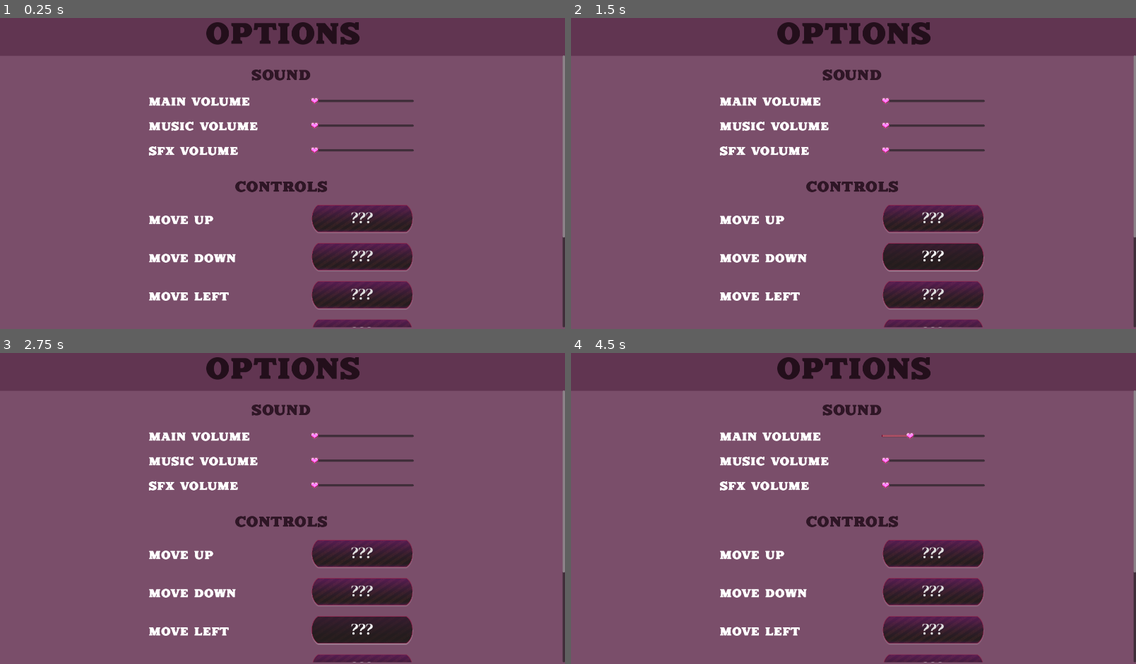
Above: before the commit, frames 1-4 (two rows, left to right).
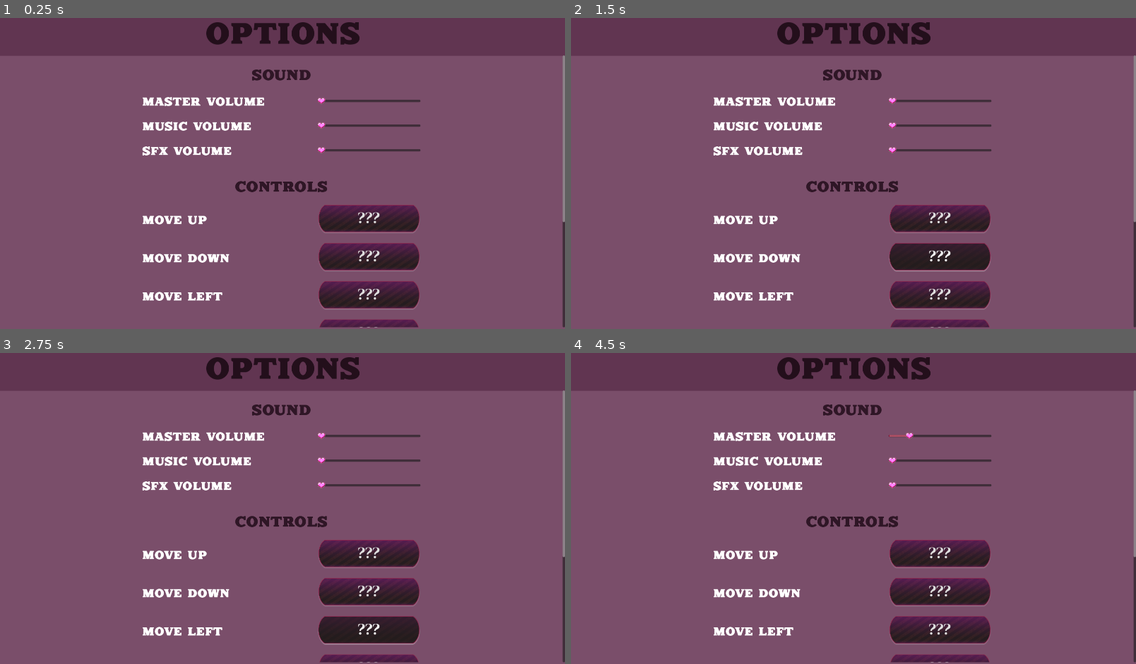
Above: after the commit, the same moments.

Repository: z3roco01/2025-skills-game
Game: Godot game, scene res://scenes/menus/options_screen.tscn
Same seed, same stepped clock (60 frames per second), same inputs: the game is played once before the commit and once after it. This scene is started directly instead of the project's main scene.
Inputs (mouse positions are in pixels of both pictures, inside the frame that each line leads up to):
- Up to frame 1 (0.25 s): no input
- Up to frame 2 (1.5 s): click "???" at 0.5 s; click "???" at 1.25 s
- Up to frame 3 (2.75 s): click "???" at 2 s
- Up to frame 4 (4.5 s): tap Enter at 2.75, 4.25 s; move the mouse to (977, 489) at 2.77 s; hold D (right) 2.78-3.53 s; tap Shift (dash) at 2.85, 3.6 s; click (977, 489) at 2.92 s; tap Space at 3.5 s; move the mouse to (740, 520) at 3.52 s; hold S (back) 3.53-4.28 s; move the mouse to (910, 436) at 4.27 s; hold D (right) from 4.28 s (still down); click (910, 436) at 4.35 s

The runs differ from the first frame. In frame 1, 3.1% of the frame differs, in the area x 25-100%, y 16-100%; in frame 2, 3.1%; in frame 3, 3.1%; in frame 4, 3.1%.

Commit message:
can now go back from options

Diff:
--- a/scenes/menus/options_screen.tscn
+++ b/scenes/menus/options_screen.tscn
@@ -1,9 +1,9 @@
 [gd_scene load_steps=5 format=3 uid="uid://c3rj44358t1hs"]
 
 [ext_resource type="Theme" uid="uid://pitvhinrum0q" path="res://ui/theme/ui.theme" id="1_nujkm"]
-[ext_resource type="Script" path="res://scripts/menus/options_screen.gd" id="2_s3gpl"]
 [ext_resource type="FontFile" uid="uid://dsq807dy0tn51" path="res://ui/fonts/Laquile Serif.ttf" id="3_5lxlk"]
 [ext_resource type="FontFile" uid="uid://dfyug0ly7cnnn" path="res://ui/fonts/Rosamby.ttf" id="4_v3sct"]
+[ext_resource type="Script" path="res://scripts/menus/back_button.gd" id="5_5rv80"]
 
 [node name="options_screen" type="Control"]
 layout_mode = 3
@@ -13,7 +13,6 @@
 grow_horizontal = 2
 grow_vertical = 2
 theme = ExtResource("1_nujkm")
-script = ExtResource("2_s3gpl")
 
 [node name="ColorRect" type="ColorRect" parent="."]
 layout_mode = 1
@@ -79,56 +78,56 @@
 text = "SOUND"
 horizontal_alignment = 1
 
-[node name="slider_option2" type="HBoxContainer" parent="ScrollContainer/VBoxContainer"]
-layout_mode = 2
-theme_override_constants/separation = 90
-
-[node name="Label" type="Label" parent="ScrollContainer/VBoxContainer/slider_option2"]
-layout_mode = 2
-theme_override_fonts/font = ExtResource("3_5lxlk")
-text = "MaIN VOLUME"
-
-[node name="spacer" type="Control" parent="ScrollContainer/VBoxContainer/slider_option2"]
-layout_mode = 2
-size_flags_horizontal = 3
-
-[node name="mainVolume" type="HSlider" parent="ScrollContainer/VBoxContainer/slider_option2"]
+[node name="masterOption" type="HBoxContainer" parent="ScrollContainer/VBoxContainer"]
+layout_mode = 2
+theme_override_constants/separation = 90
+
+[node name="Label" type="Label" parent="ScrollContainer/VBoxContainer/masterOption"]
+layout_mode = 2
+theme_override_fonts/font = ExtResource("3_5lxlk")
+text = "MASTER VOLUME"
+
+[node name="spacer" type="Control" parent="ScrollContainer/VBoxContainer/masterOption"]
+layout_mode = 2
+size_flags_horizontal = 3
+
+[node name="masterVolume" type="HSlider" parent="ScrollContainer/VBoxContainer/masterOption"]
 custom_minimum_size = Vector2(350, 0)
 layout_mode = 2
 size_flags_vertical = 4
 
-[node name="slider_option" type="HBoxContainer" parent="ScrollContainer/VBoxContainer"]
-layout_mode = 2
-theme_override_constants/separation = 90
-
-[node name="Label" type="Label" parent="ScrollContainer/VBoxContainer/slider_option"]
+[node name="musicOption" type="HBoxContainer" parent="ScrollContainer/VBoxContainer"]
+layout_mode = 2
+theme_override_constants/separation = 90
+
+[node name="Label" type="Label" parent="ScrollContainer/VBoxContainer/musicOption"]
 layout_mode = 2
 theme_override_fonts/font = ExtResource("3_5lxlk")
 text = "MUSIC VOLUME"
 
-[node name="spacer" type="Control" parent="ScrollContainer/VBoxContainer/slider_option"]
-layout_mode = 2
-size_flags_horizontal = 3
-
-[node name="musicVolume" type="HSlider" parent="ScrollContainer/VBoxContainer/slider_option"]
+[node name="spacer" type="Control" parent="ScrollContainer/VBoxContainer/musicOption"]
+layout_mode = 2
+size_flags_horizontal = 3
+
+[node name="musicVolume" type="HSlider" parent="ScrollContainer/VBoxContainer/musicOption"]
 custom_minimum_size = Vector2(350, 0)
 layout_mode = 2
 size_flags_vertical = 4
 
-[node name="slider_option3" type="HBoxContainer" parent="ScrollContainer/VBoxContainer"]
-layout_mode = 2
-theme_override_constants/separation = 90
-
-[node name="Label" type="Label" parent="ScrollContainer/VBoxContainer/slider_option3"]
+[node name="sfxOption" type="HBoxContainer" parent="ScrollContainer/VBoxContainer"]
+layout_mode = 2
+theme_override_constants/separation = 90
+
+[node name="Label" type="Label" parent="ScrollContainer/VBoxContainer/sfxOption"]
 layout_mode = 2
 theme_override_fonts/font = ExtResource("3_5lxlk")
 text = "SFX VOLUME"
 
-[node name="spacer" type="Control" parent="ScrollContainer/VBoxContainer/slider_option3"]
-layout_mode = 2
-size_flags_horizontal = 3
-
-[node name="sfxVolume" type="HSlider" parent="ScrollContainer/VBoxContainer/slider_option3"]
+[node name="spacer" type="Control" parent="ScrollContainer/VBoxContainer/sfxOption"]
+layout_mode = 2
+size_flags_horizontal = 3
+
+[node name="sfxVolume" type="HSlider" parent="ScrollContainer/VBoxContainer/sfxOption"]
 custom_minimum_size = Vector2(350, 0)
 layout_mode = 2
 size_flags_vertical = 4
@@ -145,163 +144,175 @@
 text = "CONTROLS"
 horizontal_alignment = 1
 
-[node name="control_option" type="HBoxContainer" parent="ScrollContainer/VBoxContainer"]
-layout_mode = 2
-theme_override_constants/separation = 90
-
-[node name="Label" type="Label" parent="ScrollContainer/VBoxContainer/control_option"]
+[node name="upOption" type="HBoxContainer" parent="ScrollContainer/VBoxContainer"]
+layout_mode = 2
+theme_override_constants/separation = 90
+
+[node name="Label" type="Label" parent="ScrollContainer/VBoxContainer/upOption"]
 layout_mode = 2
 theme_override_fonts/font = ExtResource("3_5lxlk")
 text = "move up"
 
-[node name="spacer" type="Control" parent="ScrollContainer/VBoxContainer/control_option"]
-layout_mode = 2
-size_flags_horizontal = 3
-
-[node name="moveUp" type="Button" parent="ScrollContainer/VBoxContainer/control_option"]
-custom_minimum_size = Vector2(350, 100)
-layout_mode = 2
-size_flags_horizontal = 0
-size_flags_vertical = 4
-size_flags_stretch_ratio = 0.0
-theme_override_fonts/font = ExtResource("4_v3sct")
-theme_override_font_sizes/font_size = 50
-text = "???"
-
-[node name="control_option2" type="HBoxContainer" parent="ScrollContainer/VBoxContainer"]
-layout_mode = 2
-theme_override_constants/separation = 90
-
-[node name="Label" type="Label" parent="ScrollContainer/VBoxContainer/control_option2"]
+[node name="spacer" type="Control" parent="ScrollContainer/VBoxContainer/upOption"]
+layout_mode = 2
+size_flags_horizontal = 3
+
+[node name="moveUp" type="Button" parent="ScrollContainer/VBoxContainer/upOption"]
+custom_minimum_size = Vector2(350, 100)
+layout_mode = 2
+size_flags_horizontal = 0
+size_flags_vertical = 4
+size_flags_stretch_ratio = 0.0
+theme_override_fonts/font = ExtResource("4_v3sct")
+theme_override_font_sizes/font_size = 50
+text = "???"
+
+[node name="downOption" type="HBoxContainer" parent="ScrollContainer/VBoxContainer"]
+layout_mode = 2
+theme_override_constants/separation = 90
+
+[node name="Label" type="Label" parent="ScrollContainer/VBoxContainer/downOption"]
 layout_mode = 2
 theme_override_fonts/font = ExtResource("3_5lxlk")
 text = "move down"
 
-[node name="spacer" type="Control" parent="ScrollContainer/VBoxContainer/control_option2"]
-layout_mode = 2
-size_flags_horizontal = 3
-
-[node name="moveDown" type="Button" parent="ScrollContainer/VBoxContainer/control_option2"]
-custom_minimum_size = Vector2(350, 100)
-layout_mode = 2
-size_flags_horizontal = 0
-size_flags_vertical = 4
-size_flags_stretch_ratio = 0.0
-theme_override_fonts/font = ExtResource("4_v3sct")
-theme_override_font_sizes/font_size = 50
-text = "???"
-
-[node name="control_option3" type="HBoxContainer" parent="ScrollContainer/VBoxContainer"]
-layout_mode = 2
-theme_override_constants/separation = 90
-
-[node name="Label" type="Label" parent="ScrollContainer/VBoxContainer/control_option3"]
+[node name="spacer" type="Control" parent="ScrollContainer/VBoxContainer/downOption"]
+layout_mode = 2
+size_flags_horizontal = 3
+
+[node name="moveDown" type="Button" parent="ScrollContainer/VBoxContainer/downOption"]
+custom_minimum_size = Vector2(350, 100)
+layout_mode = 2
+size_flags_horizontal = 0
+size_flags_vertical = 4
+size_flags_stretch_ratio = 0.0
+theme_override_fonts/font = ExtResource("4_v3sct")
+theme_override_font_sizes/font_size = 50
+text = "???"
+
+[node name="leftOption" type="HBoxContainer" parent="ScrollContainer/VBoxContainer"]
+layout_mode = 2
+theme_override_constants/separation = 90
+
+[node name="Label" type="Label" parent="ScrollContainer/VBoxContainer/leftOption"]
 layout_mode = 2
 theme_override_fonts/font = ExtResource("3_5lxlk")
 text = "move left"
 
-[node name="spacer" type="Control" parent="ScrollContainer/VBoxContainer/control_option3"]
-layout_mode = 2
-size_flags_horizontal = 3
-
-[node name="moveLeft" type="Button" parent="ScrollContainer/VBoxContainer/control_option3"]
-custom_minimum_size = Vector2(350, 100)
-layout_mode = 2
-size_flags_horizontal = 0
-size_flags_vertical = 4
-size_flags_stretch_ratio = 0.0
-theme_override_fonts/font = ExtResource("4_v3sct")
-theme_override_font_sizes/font_size = 50
-text = "???"
-
-[node name="control_option4" type="HBoxContainer" parent="ScrollContainer/VBoxContainer"]
-layout_mode = 2
-theme_override_constants/separation = 90
-
-[node name="Label" type="Label" parent="ScrollContainer/VBoxContainer/control_option4"]
+[node name="spacer" type="Control" parent="ScrollContainer/VBoxContainer/leftOption"]
+layout_mode = 2
+size_flags_horizontal = 3
+
+[node name="moveLeft" type="Button" parent="ScrollContainer/VBoxContainer/leftOption"]
+custom_minimum_size = Vector2(350, 100)
+layout_mode = 2
+size_flags_horizontal = 0
+size_flags_vertical = 4
+size_flags_stretch_ratio = 0.0
+theme_override_fonts/font = ExtResource("4_v3sct")
+theme_override_font_sizes/font_size = 50
+text = "???"
+
+[node name="rightOption" type="HBoxContainer" parent="ScrollContainer/VBoxContainer"]
+layout_mode = 2
+theme_override_constants/separation = 90
+
+[node name="Label" type="Label" parent="ScrollContainer/VBoxContainer/rightOption"]
 layout_mode = 2
 theme_override_fonts/font = ExtResource("3_5lxlk")
 text = "move right"
 
-[node name="spacer" type="Control" parent="ScrollContainer/VBoxContainer/control_option4"]
-layout_mode = 2
-size_flags_horizontal = 3
-
-[node name="moveRight" type="Button" parent="ScrollContainer/VBoxContainer/control_option4"]
-custom_minimum_size = Vector2(350, 100)
-layout_mode = 2
-size_flags_horizontal = 0
-size_flags_vertical = 4
-size_flags_stretch_ratio = 0.0
-theme_override_fonts/font = ExtResource("4_v3sct")
-theme_override_font_sizes/font_size = 50
-text = "???"
-
-[node name="control_option6" type="HBoxContainer" parent="ScrollContainer/VBoxContainer"]
-layout_mode = 2
-theme_override_constants/separation = 90
-
-[node name="Label" type="Label" parent="ScrollContainer/VBoxContainer/control_option6"]
+[node name="spacer" type="Control" parent="ScrollContainer/VBoxContainer/rightOption"]
+layout_mode = 2
+size_flags_horizontal = 3
+
+[node name="moveRight" type="Button" parent="ScrollContainer/VBoxContainer/rightOption"]
+custom_minimum_size = Vector2(350, 100)
+layout_mode = 2
+size_flags_horizontal = 0
+size_flags_vertical = 4
+size_flags_stretch_ratio = 0.0
+theme_override_fonts/font = ExtResource("4_v3sct")
+theme_override_font_sizes/font_size = 50
+text = "???"
+
+[node name="slashOption" type="HBoxContainer" parent="ScrollContainer/VBoxContainer"]
+layout_mode = 2
+theme_override_constants/separation = 90
+
+[node name="Label" type="Label" parent="ScrollContainer/VBoxContainer/slashOption"]
 layout_mode = 2
 theme_override_fonts/font = ExtResource("3_5lxlk")
 text = "SLASH ATTACK"
 
-[node name="spacer" type="Control" parent="ScrollContainer/VBoxContainer/control_option6"]
-layout_mode = 2
-size_flags_horizontal = 3
-
-[node name="slash" type="Button" parent="ScrollContainer/VBoxContainer/control_option6"]
-custom_minimum_size = Vector2(350, 100)
-layout_mode = 2
-size_flags_horizontal = 0
-size_flags_vertical = 4
-size_flags_stretch_ratio = 0.0
-theme_override_fonts/font = ExtResource("4_v3sct")
-theme_override_font_sizes/font_size = 50
-text = "???"
-
-[node name="control_option5" type="HBoxContainer" parent="ScrollContainer/VBoxContainer"]
-layout_mode = 2
-theme_override_constants/separation = 90
-
-[node name="Label" type="Label" parent="ScrollContainer/VBoxContainer/control_option5"]
+[node name="spacer" type="Control" parent="ScrollContainer/VBoxContainer/slashOption"]
+layout_mode = 2
+size_flags_horizontal = 3
+
+[node name="slash" type="Button" parent="ScrollContainer/VBoxContainer/slashOption"]
+custom_minimum_size = Vector2(350, 100)
+layout_mode = 2
+size_flags_horizontal = 0
+size_flags_vertical = 4
+size_flags_stretch_ratio = 0.0
+theme_override_fonts/font = ExtResource("4_v3sct")
+theme_override_font_sizes/font_size = 50
+text = "???"
+
+[node name="stabOption" type="HBoxContainer" parent="ScrollContainer/VBoxContainer"]
+layout_mode = 2
+theme_override_constants/separation = 90
+
+[node name="Label" type="Label" parent="ScrollContainer/VBoxContainer/stabOption"]
 layout_mode = 2
 theme_override_fonts/font = ExtResource("3_5lxlk")
 text = "STAB ATTACK"
 
-[node name="spacer" type="Control" parent="ScrollContainer/VBoxContainer/control_option5"]
-layout_mode = 2
-size_flags_horizontal = 3
-
-[node name="stab" type="Button" parent="ScrollContainer/VBoxContainer/control_option5"]
-custom_minimum_size = Vector2(350, 100)
-layout_mode = 2
-size_flags_horizontal = 0
-size_flags_vertical = 4
-size_flags_stretch_ratio = 0.0
-theme_override_fonts/font = ExtResource("4_v3sct")
-theme_override_font_sizes/font_size = 50
-text = "???"
-
-[node name="control_option7" type="HBoxContainer" parent="ScrollContainer/VBoxContainer"]
-layout_mode = 2
-theme_override_constants/separation = 90
-
-[node name="Label" type="Label" parent="ScrollContainer/VBoxContainer/control_option7"]
+[node name="spacer" type="Control" parent="ScrollContainer/VBoxContainer/stabOption"]
+layout_mode = 2
+size_flags_horizontal = 3
+
+[node name="stab" type="Button" parent="ScrollContainer/VBoxContainer/stabOption"]
+custom_minimum_size = Vector2(350, 100)
+layout_mode = 2
+size_flags_horizontal = 0
+size_flags_vertical = 4
+size_flags_stretch_ratio = 0.0
+theme_override_fonts/font = ExtResource("4_v3sct")
+theme_override_font_sizes/font_size = 50
+text = "???"
+
+[node name="dashOption" type="HBoxContainer" parent="ScrollContainer/VBoxContainer"]
+layout_mode = 2
+theme_override_constants/separation = 90
+
+[node name="Label" type="Label" parent="ScrollContainer/VBoxContainer/dashOption"]
 layout_mode = 2
 theme_override_fonts/font = ExtResource("3_5lxlk")
 text = "DASH"
 
-[node name="spacer" type="Control" parent="ScrollContainer/VBoxContainer/control_option7"]
-layout_mode = 2
-size_flags_horizontal = 3
-
-[node name="dash" type="Button" parent="ScrollContainer/VBoxContainer/control_option7"]
-custom_minimum_size = Vector2(350, 100)
-layout_mode = 2
-size_flags_horizontal = 0
-size_flags_vertical = 4
-size_flags_stretch_ratio = 0.0
-theme_override_fonts/font = ExtResource("4_v3sct")
-theme_override_font_sizes/font_size = 50
-text = "???"
+[node name="spacer" type="Control" parent="ScrollContainer/VBoxContainer/dashOption"]
+layout_mode = 2
+size_flags_horizontal = 3
+
+[node name="dash" type="Button" parent="ScrollContainer/VBoxContainer/dashOption"]
+custom_minimum_size = Vector2(350, 100)
+layout_mode = 2
+size_flags_horizontal = 0
+size_flags_vertical = 4
+size_flags_stretch_ratio = 0.0
+theme_override_fonts/font = ExtResource("4_v3sct")
+theme_override_font_sizes/font_size = 50
+text = "???"
+
+[node name="backButton" type="Button" parent="ScrollContainer/VBoxContainer" node_paths=PackedStringArray("root")]
+custom_minimum_size = Vector2(350, 100)
+layout_mode = 2
+size_flags_horizontal = 4
+size_flags_vertical = 4
+size_flags_stretch_ratio = 0.0
+theme_override_font_sizes/font_size = 50
+text = "Back
+"
+script = ExtResource("5_5rv80")
+root = NodePath("../../..")
--- /dev/null
+++ b/scripts/menus/back_button.gd
@@ -0,0 +1,7 @@
+extends Button
+
+# since the root of the scene may not be the parent
+@export var root : Node
+
+func _pressed() -> void:
+	root.queue_free()
